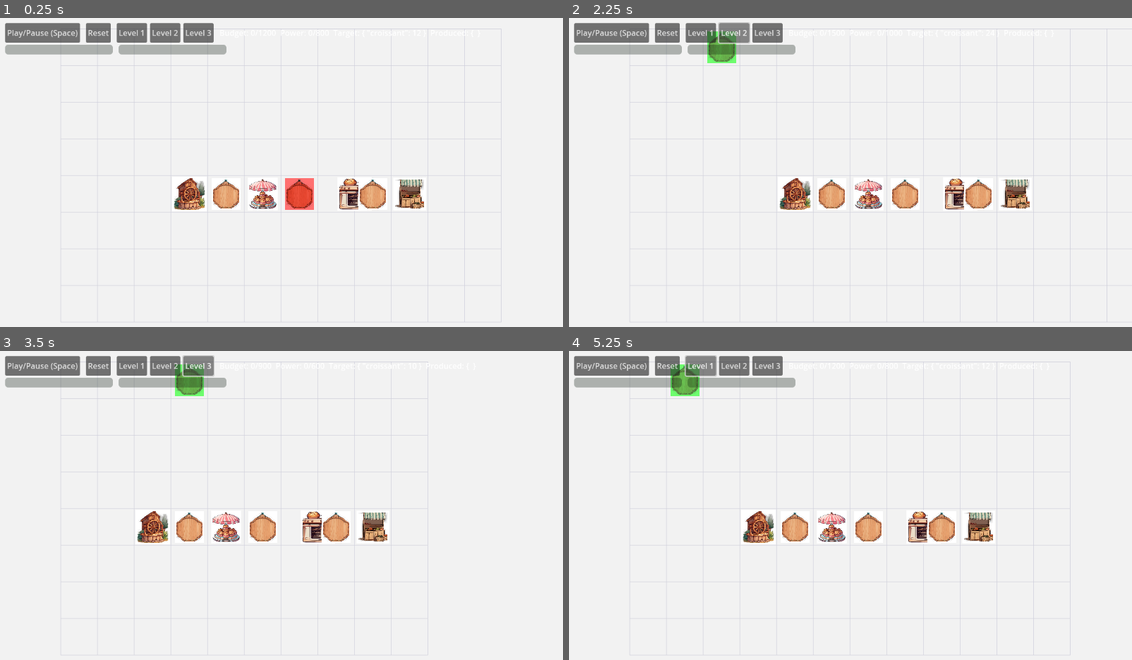
Above: before the commit, frames 1-4 (two rows, left to right).
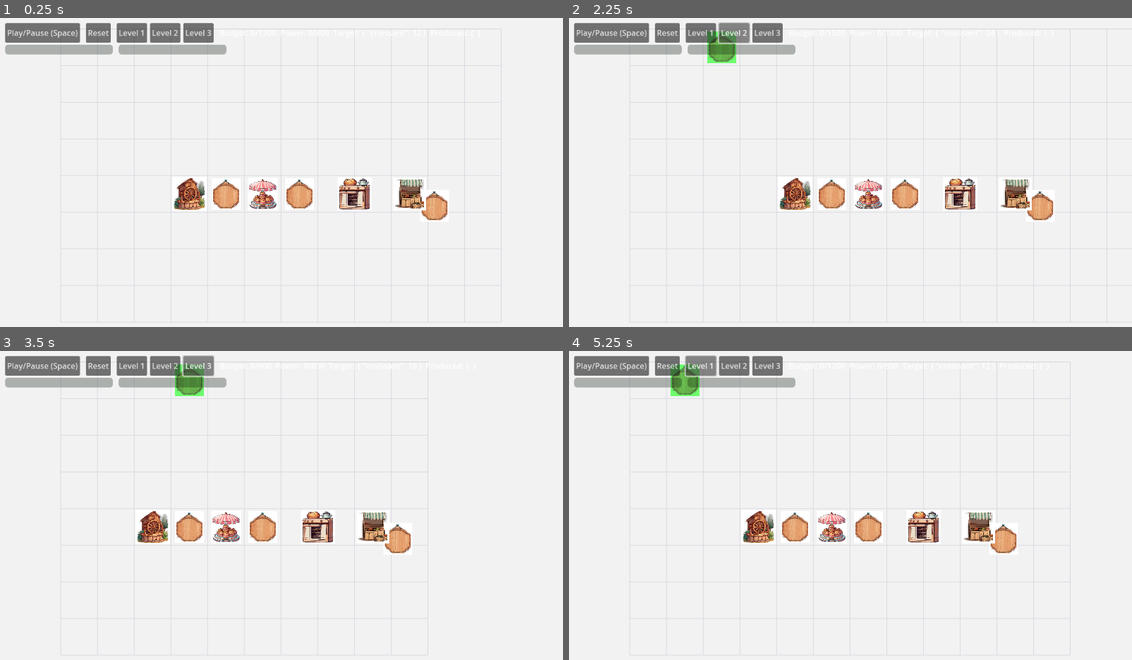
Above: after the commit, the same moments.

Repository: armanewy/cozy-factory
Game: Godot game, scene res://scenes/Main.tscn
The game is run twice, just before and just after one commit, with the same random seed, the same clock (stepped at 60 frames per second) and the same inputs.
Inputs:
- Up to frame 1 (0.25 s): no input
- Up to frame 2 (2.25 s): click "Level 1" at 0.5 s; click "Level 1" at 1.25 s; click "Level 2" at 2 s
- Up to frame 3 (3.5 s): click "Level 3" at 2.75 s
- Up to frame 4 (5.25 s): click "Level 2" at 3.5 s; click "Level 3" at 4.25 s; click "Level 1" at 5 s

The runs differ from the first frame. In frame 1, 1.2% of the frame differs, in the area x 50-80%, y 51-66%; in frame 2, 0.7%; in frame 3, 0.7%; in frame 4, 0.7%.

Commit message:
fix(grid parenting): make all placed/starter nodes children of Grid; use grid-local centers for initial pos and ghost; ensures sprites stay glued to cells on resize

Diff:
--- a/cozy-factory-puzzle/scripts/grid.gd
+++ b/cozy-factory-puzzle/scripts/grid.gd
@@ -69,12 +69,17 @@
     return Vector2i(floor(local.x / cell_size), floor(local.y / cell_size))
 
 func to_world(cell: Vector2i) -> Vector2:
-    return to_global(Vector2((float(cell.x) + 0.5) * float(cell_size), (float(cell.y) + 0.5) * float(cell_size)))
+    # World center of a 1x1 cell
+    return to_global(rect_center_local(cell, Vector2i(1,1)))
+
+func rect_center_local(cell: Vector2i, size: Vector2i) -> Vector2:
+    # Grid-local center of a rect footprint
+    var cx: float = (float(cell.x) + float(size.x) * 0.5) * float(cell_size)
+    var cy: float = (float(cell.y) + float(size.y) * 0.5) * float(cell_size)
+    return Vector2(cx, cy)
 
 func rect_center_world(cell: Vector2i, size: Vector2i) -> Vector2:
-    var cx: float = (float(cell.x) + float(size.x) * 0.5) * float(cell_size)
-    var cy: float = (float(cell.y) + float(size.y) * 0.5) * float(cell_size)
-    return to_global(Vector2(cx, cy))
+    return to_global(rect_center_local(cell, size))
 
 func rect_footprint(cell: Vector2i, w: int, h: int) -> Array[Vector2i]:
     var arr: Array[Vector2i] = []
@@ -99,7 +104,8 @@
     # Remember origin cell and footprint on the node for robust repositioning
     node.set("grid_cell", cell)
     node.set("grid_size", Vector2i(w, h))
-    node.position = rect_center_world(cell, Vector2i(w, h))
+    # Expect node to be a child of Grid so position is grid-local
+    node.position = rect_center_local(cell, Vector2i(w, h))
     node.add_to_group("tickables")
     return true
 
@@ -135,4 +141,4 @@
         var size: Vector2i = Vector2i(1,1)
         if "grid_size" in node:
             size = node.get("grid_size")
-        node.position = rect_center_world(cell, size)
+        node.position = rect_center_local(cell, size)
--- a/cozy-factory-puzzle/scripts/level_loader.gd
+++ b/cozy-factory-puzzle/scripts/level_loader.gd
@@ -94,10 +94,8 @@
 func _place_machine(script_path: String, cell: Vector2i) -> void:
 	var s: Node2D = load("res://scenes/Building.tscn").instantiate() as Node2D
 	s.set_script(load(script_path))
-	if _current_level:
-		_current_level.add_child(s)
-	else:
-		add_child(s)
+	# Spawn as a child of Grid so it follows grid transforms
+	grid.add_child(s)
 	s.position = grid.to_world(cell)
 	if s.has_method("set_refs"):
 		s.call("set_refs", grid, io_bus)
@@ -117,10 +115,7 @@
 
 func _place_conveyor(cell: Vector2i, dir: Vector2i) -> void:
 	var c: Node2D = load("res://scenes/Conveyor.tscn").instantiate() as Node2D
-	if _current_level:
-		_current_level.add_child(c)
-	else:
-		add_child(c)
+	grid.add_child(c)
 	c.position = grid.to_world(cell)
 	c.set("direction", dir)
 	if c.has_method("set_refs"):
--- a/cozy-factory-puzzle/scripts/placement.gd
+++ b/cozy-factory-puzzle/scripts/placement.gd
@@ -90,8 +90,9 @@
 		if node.has_method("_add_sprite"):
 			node.call("_add_sprite")
 	node.set("build_id", current)
+	# Parent under Grid so it follows grid transform
+	grid.add_child(node)
 	if grid.place(node, cell, w, h):
-		get_parent().add_child(node)
 		game_state.on_placed(def)
 
 func _create_ghost() -> void:
@@ -101,7 +102,7 @@
 	ghost_sprite.centered = true
 	ghost_sprite.scale = Vector2(0.07, 0.07)
 	ghost.add_child(ghost_sprite)
-	add_child(ghost)
+	grid.add_child(ghost)
 
 func _update_ghost() -> void:
 	if current == "erase":
@@ -110,7 +111,10 @@
 	ghost.visible = true
 	var mp: Vector2 = get_viewport().get_mouse_position()
 	var cell: Vector2i = grid.to_cell(mp)
-	ghost.position = grid.to_world(cell)
+	if grid.has_method("rect_center_local"):
+		ghost.position = grid.rect_center_local(cell, Vector2i(1,1))
+	else:
+		ghost.position = grid.to_world(cell)
 	var def: Dictionary = BuildCatalog.get_def(current)
 	var w: int = int(def.get("footprint", Vector2i.ONE).x)
 	var h: int = int(def.get("footprint", Vector2i.ONE).y)
